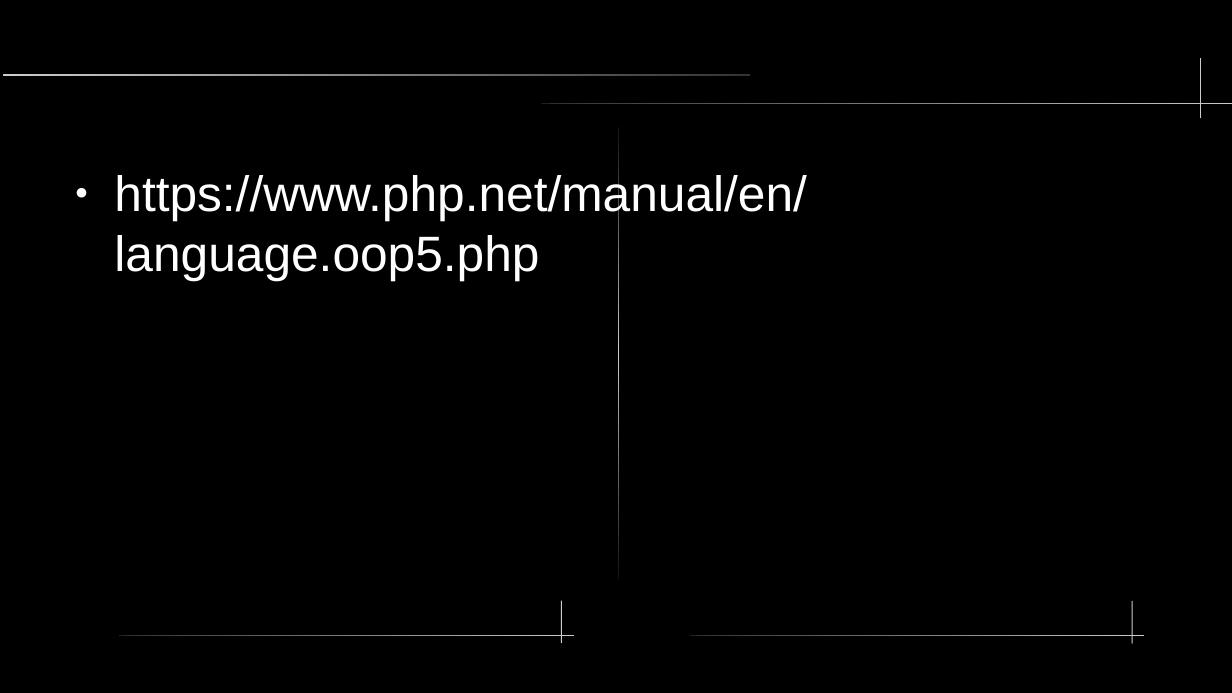
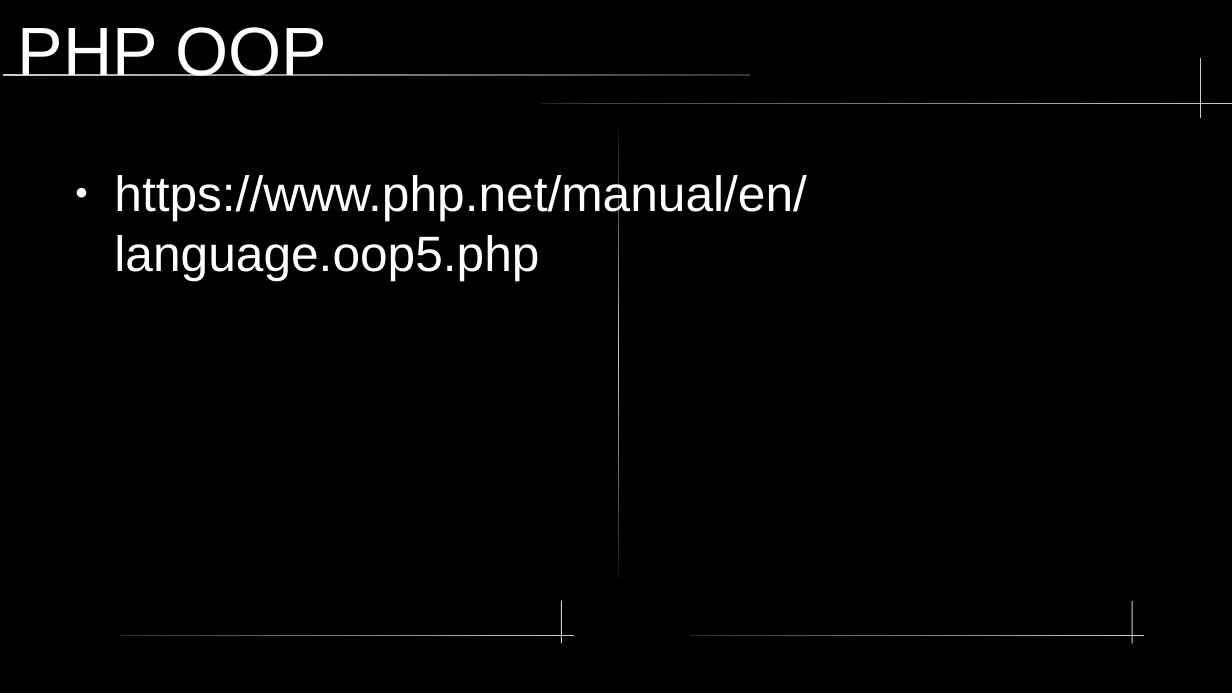
Before and after one commit to liviubalan/php-oop, a slide deck: slide 19 of lecture/02/PHPWorkshop-slides-part2.odp (slide 5 before the commit). Drawn at 1232x693 pixels with LibreOffice and Linux fonts; fonts in the diff are those of the drawing. Boxes give left, top, right and bottom in pixels: in the first picture for what was removed or moved away, otherwise in the second. Text is boxed around its words. In the diff, an @@ line names an element or a change of style, - is before the commit and + after.

```diff
--- a/lecture/02/PHPWorkshop-slides-part2.odp
+++ b/lecture/02/PHPWorkshop-slides-part2.odp
@@ title added at (x1=18, y1=27, x2=328, y2=76), 44 pt, text #FFFFFF @@
+PHP OOP
```
Also in this commit, not shown: 1 other slide changed, 36 slides added, 1 slide removed, 5 other files.
